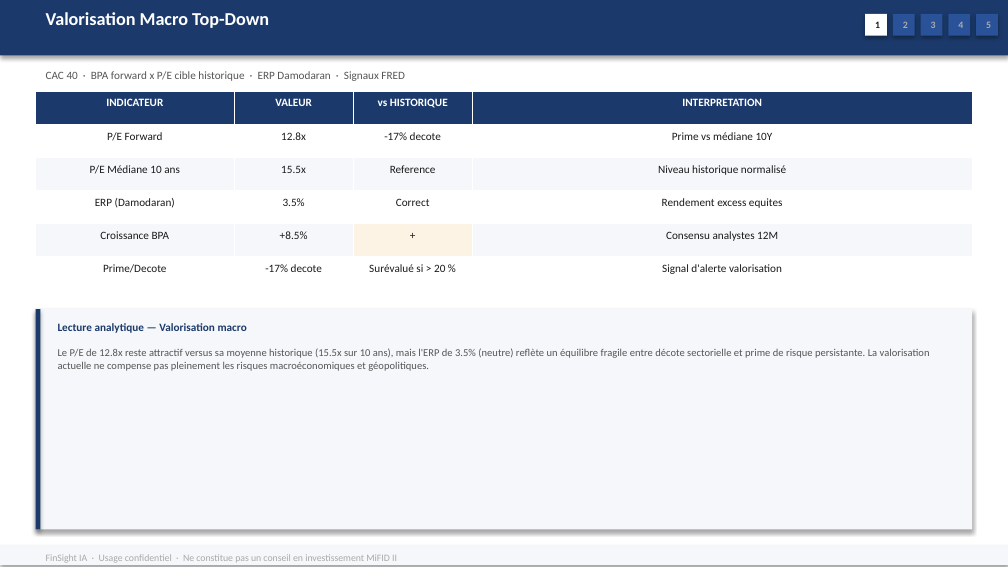
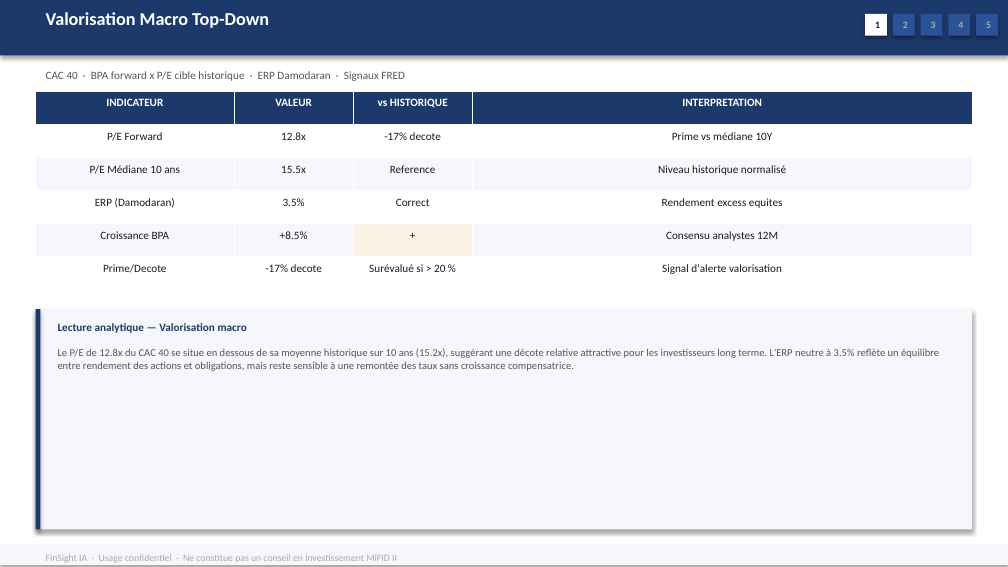
Before and after one commit to baptistejeh07-art/finsight-ia, a slide deck: slide 6 of preview/indice_CAC_40/indice_CAC_40.pptx. Drawn at 1008x567 pixels with LibreOffice and Linux fonts; fonts in the diff are those of the drawing. Boxes give left, top, right and bottom in pixels: in the first picture for what was removed or moved away, otherwise in the second. Text is boxed around its words. In the diff, an @@ line names an element or a change of style, - is before the commit and + after.

```diff
--- a/preview/indice_CAC_40/indice_CAC_40.pptx
+++ b/preview/indice_CAC_40/indice_CAC_40.pptx
@@ text at (x1=58, y1=348, x2=939, y2=371): text changed @@
-Le P/E de 12.8x reste attractif versus sa moyenne historique (15.5x sur 10 ans), mais l'ERP de 3.5% (neutre) reflète un équilibre fragile entre décote sectorielle et prime de risque persistante. La valorisation actuelle ne compense pas pleinement les risques macroéconomiques et géopolitiques.
+Le P/E de 12.8x du CAC 40 se situe en dessous de sa moyenne historique sur 10 ans (15.2x), suggérant une décote relative attractive pour les investisseurs long terme. L'ERP neutre à 3.5% reflète un équilibre entre rendement des actions et obligations, mais reste sensible à une remontée des taux sans croissance compensatrice.
```
Also in this commit, not shown: 2 other slides changed, 1 other file.
